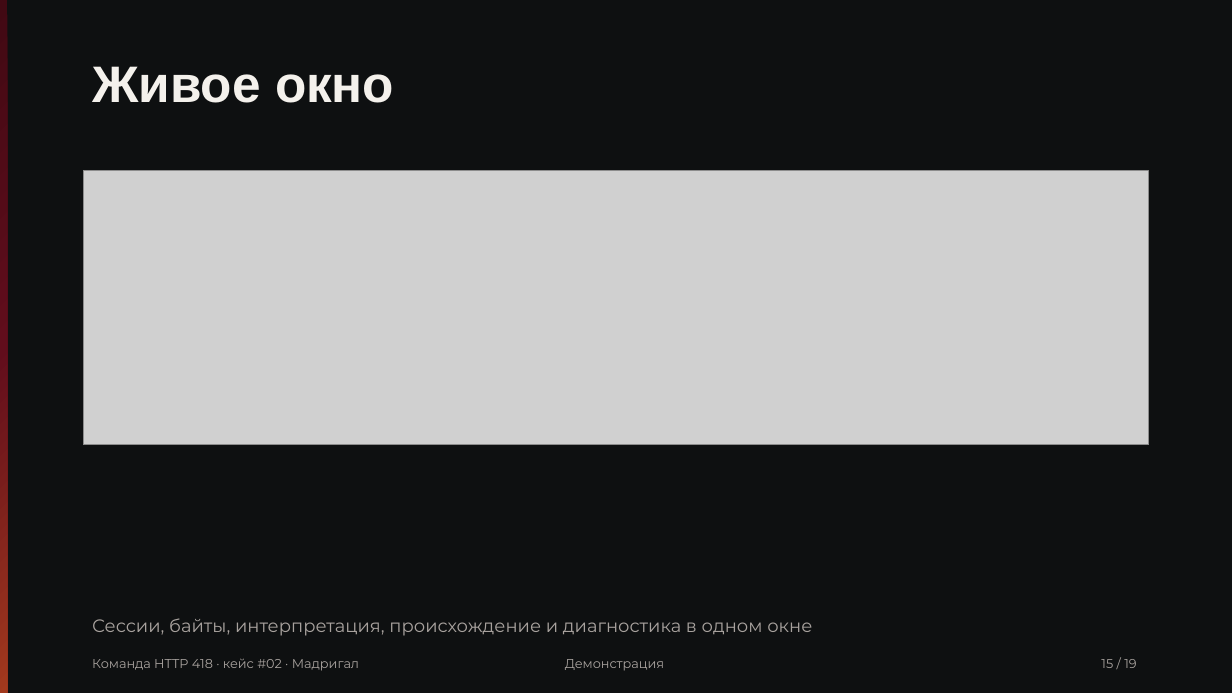
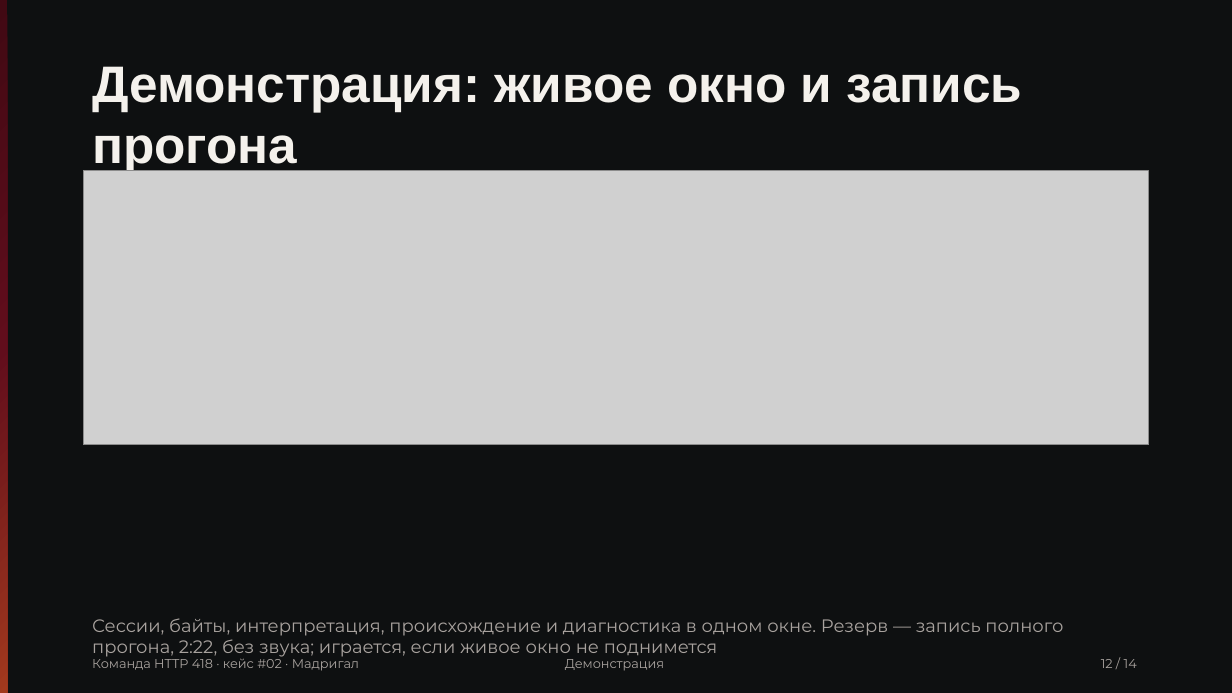
Before and after one commit to Pavel1778/madrigal-protocol-lab, a slide deck: slide 12 of presentation/slides.pptx (slide 15 before the commit). Drawn at 1232x693 pixels with LibreOffice and Linux fonts; fonts in the diff are those of the drawing; grey boxes stand for pictures. Boxes give left, top, right and bottom in pixels: in the first picture for what was removed or moved away, otherwise in the second. Text is boxed around its words. In the diff, an @@ line names an element or a change of style, - is before the commit and + after.

```diff
--- a/presentation/slides.pptx
+++ b/presentation/slides.pptx
@@ text at [92,66,1022,173]: text changed @@
-Живое окно
+Демонстрация: живое окно и запись прогона
@@ text at [92,618,1063,657]: text changed @@
-Сессии, байты, интерпретация, происхождение и диагностика в одном окне
+Сессии, байты, интерпретация, происхождение и диагностика в одном окне. Резерв — запись полного прогона, 2:22, без звука; играется, если живое окно не поднимется
@@ text at [1101,659,1137,668]: text changed @@
-15 / 19
+12 / 14
```
Also in this commit, not shown: 12 other slides changed, 1 slide added, 6 slides removed, 15 other files.
